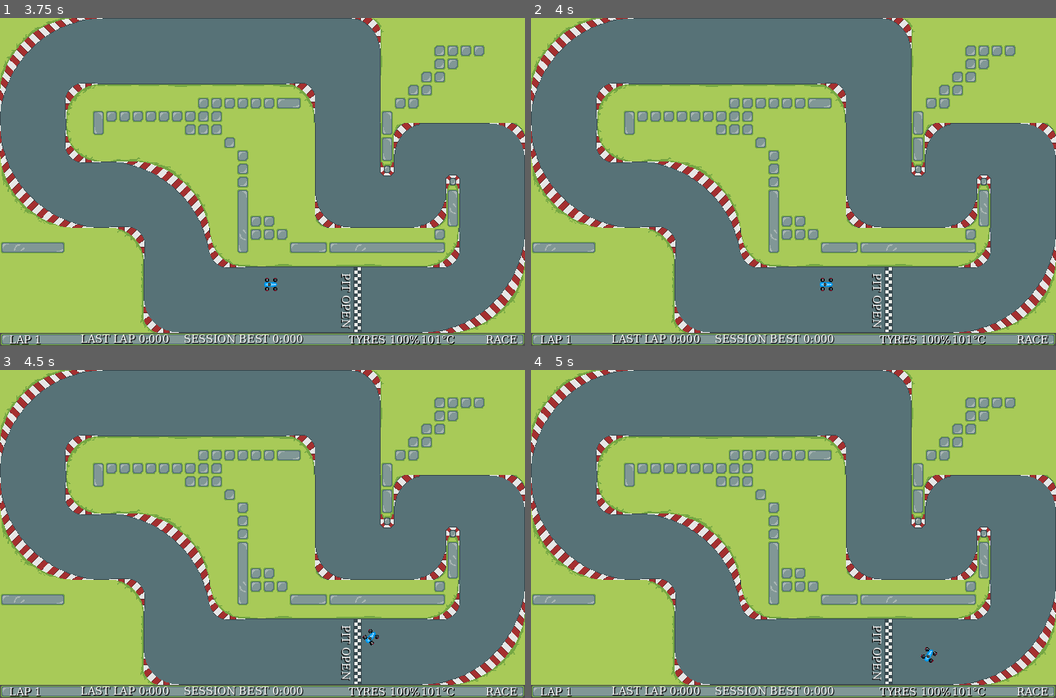
Above: before the commit, frames 1-4 (two rows, left to right).
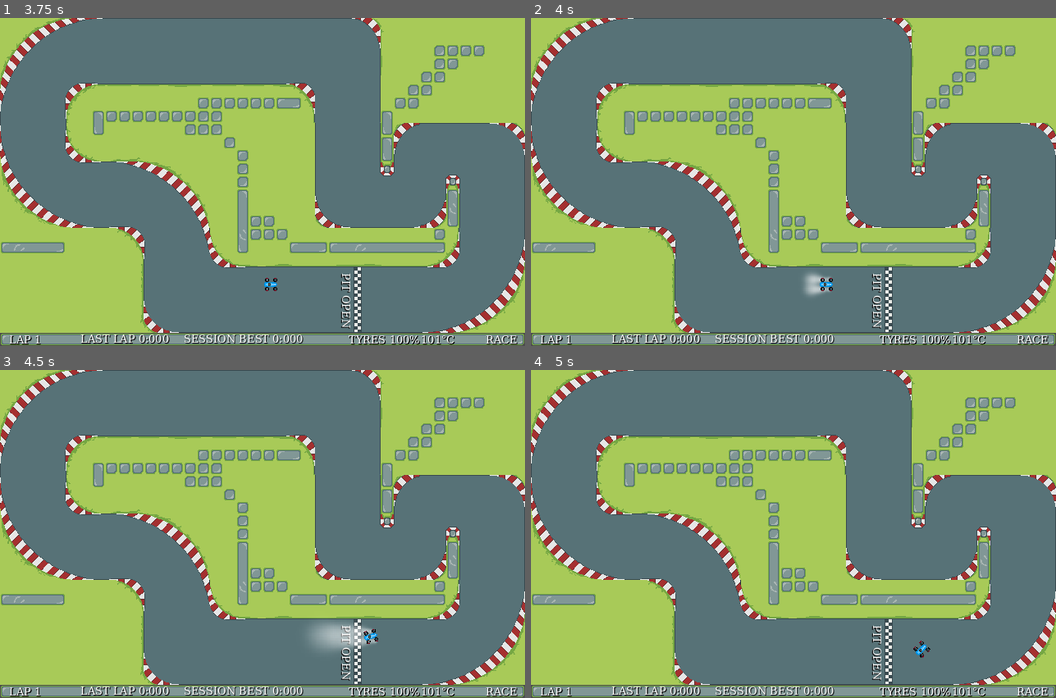
Above: after the commit, the same moments.

Repository: itjope/slide-on-slicks
Game: Godot game, scene res://world.tscn
Two runs of this game, one before a commit and one after it. Both use one fixed random seed, a clock stepped at 60 frames per second and the inputs below.
Inputs:
- Up to frame 1 (3.75 s): tap Enter (enter) at 0.5, 2.1, 2.75 s; hold Right (steerRight) 0.53-1.25 s; hold Down (break) 0.53-1.25 s; click "Host" at 1.25 s; tap Space (kryckan) at 2 s; hold Left (steerLeft) 2.03-2.78 s; hold Right (steerRight) 2.78-3.53 s; hold Space (kryckan) 2.78-3.53 s; hold Up (accelerate) from 3.53 s (still down); tap P (togglePit) at 3.6 s
- Up to frame 2 (4 s): keep holding Up (accelerate)
- Up to frame 3 (4.5 s): release Up (accelerate) at 4.28 s; hold Left (steerLeft) from 4.28 s (still down); hold Down (break) from 4.28 s (still down)
- Up to frame 4 (5 s): keep holding Left (steerLeft); keep holding Down (break)

Frame 1 is identical in both runs. In frame 2, 0.2% of the frame differs, in the area x 52-58%, y 77-85%; in frame 3, 0.8%, in the area x 58-73%, y 77-86%; in frame 4, 0.1%.

Commit message:
Sync water spray

Diff:
--- a/car.gd
+++ b/car.gd
@@ -41,7 +41,7 @@
 var current_tyre = tyre_types.MEDIUM
 
 enum weather_conditons {SUN, LIGHTRAIN, RAIN, WET}
-var current_weather = weather_conditons.SUN
+var current_weather = weather_conditons.RAIN
 
 var tyre_rim_colors = [
 	Color(0.812, 0.22, 0.957, 0.667),
@@ -63,11 +63,11 @@
 @onready var tyre_rim_sprite = $Smoothing2D/TyreRimSprite
 
 
-var emit_grass_left = false
-var emit_grass_right = false
-
-var emit_water_left = false
-var emit_water_right = false
+@export var emit_grass_left = false
+@export var emit_grass_right = false
+
+@export var emit_water_left = false
+@export var emit_water_right = false
 
 var inputs = {
 	"steerLeft": false,
@@ -287,8 +287,6 @@
 	if velocity.length() > 10:
 		var animationSpeed  = min(velocity.length() / 200, 1)
 		animation_node.play(car_animation_color, animationSpeed * -1)
-
-
 	else:
 		animation_node.play(car_animation_color, 0)
 		if is_multiplayer_authority():
@@ -297,15 +295,18 @@
 			emit_water_left = false
 			emit_water_right = false
 
+	if is_multiplayer_authority():
+		if velocity.length() > 100 and (current_weather == weather_conditons.RAIN or current_weather == weather_conditons.WET) :
+			emit_water_left = !emit_grass_left
+			emit_water_right = !emit_grass_right
+		else:
+			emit_water_left = false
+			emit_water_right = false
+
 	grass_particles_left.emitting = emit_grass_left
 	grass_particles_right.emitting = emit_grass_right
-
-	if velocity.length() > 100 and (current_weather == weather_conditons.RAIN or current_weather == weather_conditons.WET) :
-		water_particles_left.emitting = !grass_particles_left.is_emitting()
-		water_particles_right.emitting = !grass_particles_right.is_emitting()
-	else:
-		water_particles_left.emitting = false
-		water_particles_right.emitting = false
+	water_particles_left.emitting = emit_water_left
+	water_particles_right.emitting = emit_water_right
 
 	if is_multiplayer_authority():
 		tyre_health_changed.emit(traction_slow / slow_tractions_by_tyre[current_tyre], false)
@@ -372,6 +373,8 @@
 	set_multiplayer_authority(str(name).to_int())
 
 func _on_area_2d_area_entered(area: Area2D):
+	if not is_multiplayer_authority():
+		return
 	if area.name == "Grass":
 		for a in area.get_overlapping_areas():
 			if a.name == "LeftWheels":
@@ -380,17 +383,25 @@
 				emit_grass_right = true
 
 func _on_right_weel_area_exited(area):
+	if not is_multiplayer_authority():
+		return
 	if area.name == "Grass":
 		emit_grass_right = false
 
 func _on_left_wheel_area_exited(area):
+	if not is_multiplayer_authority():
+		return
 	if area.name == "Grass":
 		emit_grass_left = false
 
 func _on_all_wheels_area_entered(area):
+	if not is_multiplayer_authority():
+		return
 	if area.name == "Grass":
 		surface = surfaces.GRASS
 
 func _on_all_wheels_area_exited(area):
+	if not is_multiplayer_authority():
+		return
 	if area.name == "Grass":
 		surface = surfaces.TARMAC
--- a/player.tscn
+++ b/player.tscn
@@ -43,6 +43,12 @@
 properties/8/path = NodePath("Smoothing2D/AnimatedSprite:self_modulate")
 properties/8/spawn = false
 properties/8/replication_mode = 1
+properties/9/path = NodePath(".:emit_water_left")
+properties/9/spawn = false
+properties/9/replication_mode = 1
+properties/10/path = NodePath(".:emit_water_right")
+properties/10/spawn = false
+properties/10/replication_mode = 1
 
 [sub_resource type="AtlasTexture" id="AtlasTexture_tkpbv"]
 atlas = ExtResource("4_kseun")
